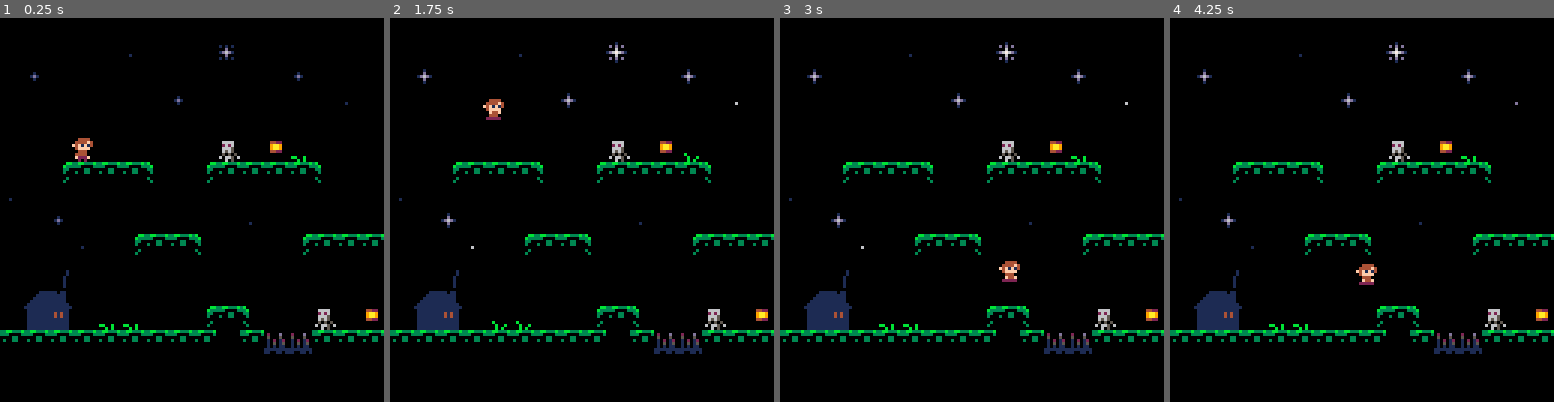
Above: before the commit, frames 1-4 (left to right).
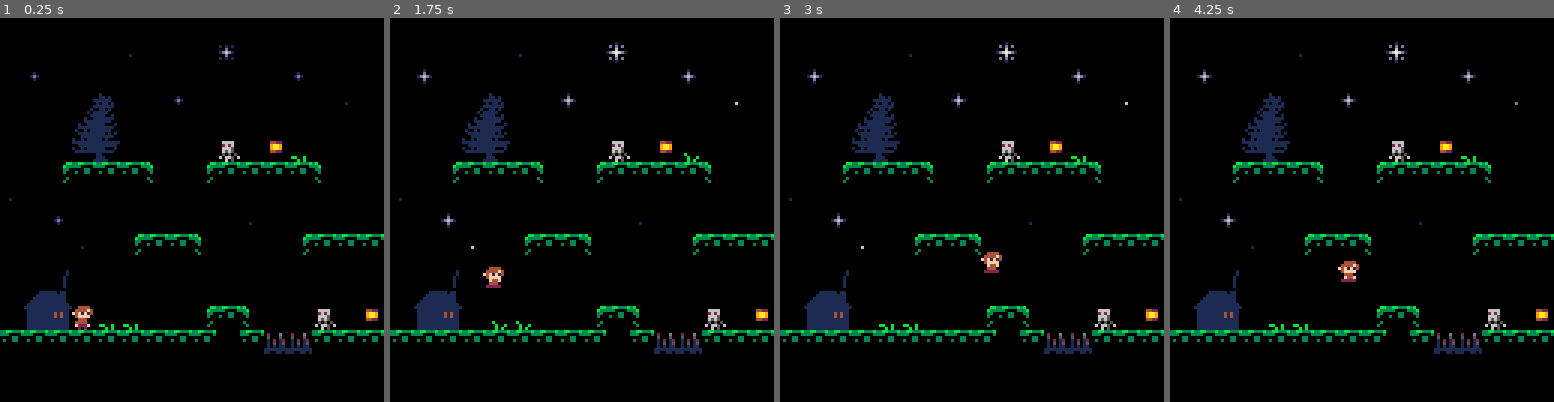
Above: after the commit, the same moments.

Repository: nicolasmbronner/pico-8
Game: PICO-8 cartridge platformer.p8
The game is run twice, just before and just after one commit, with the same random seed, the same clock (stepped at 60 frames per second) and the same inputs.
Inputs:
- Up to frame 1 (0.25 s): no input
- Up to frame 2 (1.75 s): tap O (Z key) at 0.7, 1.7 s; hold Right from 1.6 s (still down)
- Up to frame 3 (3 s): release Right at 2.1 s; tap O (Z key) at 2.1, 2.5, 2.9 s; hold Right from 2.47 s (still down)
- Up to frame 4 (4.25 s): release Right at 3.03 s; hold Left 3.08-3.58 s; tap O (Z key) at 3.3, 3.7, 4.1 s; hold Right from 4.02 s (still down)

The runs differ from the first frame. In frame 1, 1.4% of the frame differs, in the area x 18-32%, y 19-82%; in frame 2, 1.3%; in frame 3, 1.5%, in the area x 18-63%, y 19-69%; in frame 4, 1.5%.

Commit message:
Update platformer.p8

Diff:
--- a/platformer.p8
+++ b/platformer.p8
@@ -28,7 +28,7 @@
 
 	plr={
 		x=3*8, --easy placemt by tile
-		y=4*8,
+		y=12*8,
 		dx=0,      --delta x
 		f=false,   --flip x
 		sp=1,      --sprite
@@ -360,9 +360,9 @@
 0000000000000000000000000000000000000000000000000000000000000000000000000000000000000000000000000000000000000000000000000000000000000000000000000000000000000000000000000000000000000000000000000000000000000000000000000000000000000000000000000000000000000000
 0000000000260000003300000000000000000000000000000000000000000000000000000000000000000000000000000000000000000000000000000000000000000000000000000000000000000000000000000000000000000000000000000000000000000000000000000000000000000000000000000000000000000000
 0023000000000000000000002300000000000000000000000000000000000000000000000000000000000000000000000000000000000000000000000000000000000000000000000000000000000000000000000000000000000000000000000000000000000000000000000000000000000000000000000000000000000000
-0000000000000023000000000000360000000000000000000000000000000000000000000000000000000000000000000000000000000000000000000000000000000000000000000000000000000000000000000000000000000000000000000000000000000000000000000000000000000000000000000000000000000000
-0000000000000000000000000000000000000000000000000000000000000000000000000000000000000000000000000000000000000000000000000000000000000000000000000000000000000000000000000000000000000000000000000000000000000000000000000000000000000000000000000000000000000000
-0000000000000000003200081c00000000000000000000000000000000000000000000000000000000000000000000000000000000000000000000000000000000000000000000000000000000000000000000000000000000000000000000000000000000000000000000000000000000000000000000000000000000000000
+0000001e1f000023000000000000360000000000000000000000000000000000000000000000000000000000000000000000000000000000000000000000000000000000000000000000000000000000000000000000000000000000000000000000000000000000000000000000000000000000000000000000000000000000
+0000002e2f000000000000000000000000000000000000000000000000000000000000000000000000000000000000000000000000000000000000000000000000000000000000000000000000000000000000000000000000000000000000000000000000000000000000000000000000000000000000000000000000000000
+0000003e3f000000003200081c00000000000000000000000000000000000000000000000000000000000000000000000000000000000000000000000000000000000000000000000000000000000000000000000000000000000000000000000000000000000000000000000000000000000000000000000000000000000000
 0000090a0a0a0b00090a0a0a0a0b000000000000000000000000000000000000000000000000000000000000000000000000000000000000000000000000000000000000000000000000000000000000000000000000000000000000000000000000000000000000000000000000000000000000000000000000000000000000
 2600000000000000000000000000000000000000000000000000000000000000000000000000000000000000000000000000000000000000000000000000000000000000000000000000000000000000000000000000000000000000000000000000000000000000000000000000000000000000000000000000000000000000
 0000230000000000000026000000000000000000000000000000000000000000000000000000000000000000000000000000000000000000000000000000000000000000000000000000000000000000000000000000000000000000000000000000000000000000000000000000000000000000000000000000000000000000
